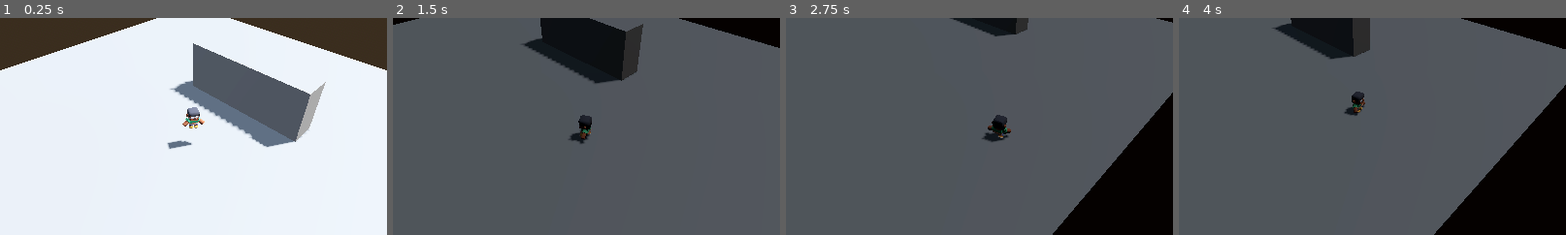
Above: before the commit, frames 1-4 (left to right).
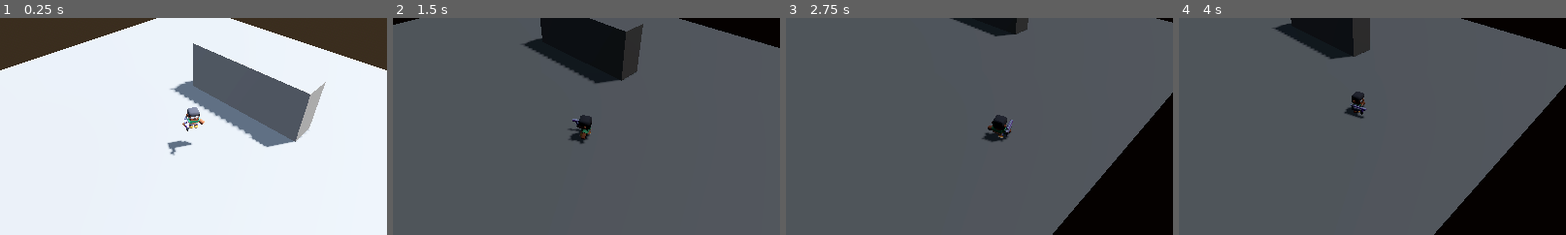
Above: after the commit, the same moments.

Repository: BHznJNs/teskov-game
Game: Godot game, scene res://scenes/main.tscn
Same seed, same stepped clock (60 frames per second), same inputs: the game is played once before the commit and once after it.
Inputs (mouse positions are % of the whole screen's width and height, from its top left):
- Up to frame 1 (0.25 s): no input
- Up to frame 2 (1.5 s): move the mouse to (72, 45) at 0.52 s; hold D (move_right) 0.53-1.28 s; move the mouse to (30, 55) at 1.27 s; hold S (move_backward) from 1.28 s (still down)
- Up to frame 3 (2.75 s): move the mouse to (60, 28) at 2.02 s; release S (move_backward) at 2.03 s; hold D (move_right) from 2.03 s (still down)
- Up to frame 4 (4 s): move the mouse to (45, 70) at 2.77 s; release D (move_right) at 2.78 s; hold W (move_forward) 2.78-3.53 s; move the mouse to (80, 65) at 3.52 s; hold A (move_left) from 3.53 s (still down)
The pictures show only the part of the screen within x 25-75%, y 26-76%; the shares and areas given below are measured in that part.

The runs differ from the first frame. In frame 1, less than 0.1% of the frame differs, in the area x 43-49%, y 45-64%; in frame 2, less than 0.1%; in frame 3, less than 0.1%; in frame 4, 0.1%, in the area x 44-49%, y 39-47%.

Commit message:
gun models

Diff:
--- a/scenes/player.tscn
+++ b/scenes/player.tscn
@@ -1,11 +1,19 @@
-[gd_scene load_steps=4 format=3 uid="uid://54g7uoqeb32p"]
+[gd_scene load_steps=8 format=3 uid="uid://54g7uoqeb32p"]
 
 [ext_resource type="Script" uid="uid://c8vbfxyxblj04" path="res://scripts/player.gd" id="1_script"]
 [ext_resource type="PackedScene" uid="uid://cci7gnrwhq3m5" path="res://assets/models/characters/character-male-a.glb" id="2_g2els"]
+[ext_resource type="PackedScene" uid="uid://n07gosureht8" path="res://assets/models/weapons/blaster-a.glb" id="3_weapon"]
+[ext_resource type="Texture2D" uid="uid://db7ncf657n3c" path="res://assets/models/weapons/Textures/colormap.png" id="4_dqkch"]
 
 [sub_resource type="CapsuleShape3D" id="CapsuleShape_1"]
 radius = 0.2
 height = 1.0
+
+[sub_resource type="StandardMaterial3D" id="StandardMaterial3D_qlg0r"]
+albedo_texture = ExtResource("4_dqkch")
+
+[sub_resource type="StandardMaterial3D" id="StandardMaterial3D_dqkch"]
+albedo_texture = ExtResource("4_dqkch")
 
 [node name="Player" type="CharacterBody3D" node_paths=PackedStringArray("animation_player") groups=["player"]]
 script = ExtResource("1_script")
@@ -19,7 +27,20 @@
 transform = Transform3D(-1, 0, -8.742278e-08, 0, 1, 0, 8.742278e-08, 0, -1, 0, 0, 0)
 
 [node name="Skeleton3D" parent="character-male-a/character-male-a" index="0"]
-bones/4/rotation = Quaternion(0, 0, -0.3826835, 0.92387956)
+bones/4/rotation = Quaternion(0, 0, -0.38268346, 0.9238795)
 bones/5/rotation = Quaternion(0, 0, 0.3826835, 0.92387956)
 
+[node name="RightHandAttachment" type="BoneAttachment3D" parent="character-male-a/character-male-a/Skeleton3D" index="0"]
+bone_name = "hand.R"
+
+[node name="blaster-a" parent="character-male-a/character-male-a/Skeleton3D/RightHandAttachment" groups=["player"] instance=ExtResource("3_weapon")]
+transform = Transform3D(0.75, 0, 0, 0, 0.75, 0, 0, 0, 0.75, -0.25, 0.3, 0.12)
+
+[node name="blaster-a" parent="character-male-a/character-male-a/Skeleton3D/RightHandAttachment/blaster-a" index="0"]
+surface_material_override/0 = SubResource("StandardMaterial3D_qlg0r")
+
+[node name="magazine" parent="character-male-a/character-male-a/Skeleton3D/RightHandAttachment/blaster-a/blaster-a" index="0"]
+surface_material_override/0 = SubResource("StandardMaterial3D_dqkch")
+
 [editable path="character-male-a"]
+[editable path="character-male-a/character-male-a/Skeleton3D/RightHandAttachment/blaster-a"]
Binary file added: assets/models/weapons/Textures/colormap.png
Not shown, added: assets/models/weapons/Textures/colormap.png.import
Binary file added: assets/models/weapons/blaster-a.glb
Not shown, added: assets/models/weapons/blaster-a.glb.import
Binary file added: assets/models/weapons/blaster-b.glb
Not shown, added: assets/models/weapons/blaster-b.glb.import
Binary file added: assets/models/weapons/blaster-c.glb
Not shown, added: assets/models/weapons/blaster-c.glb.import
Binary file added: assets/models/weapons/blaster-d.glb
Not shown, added: assets/models/weapons/blaster-d.glb.import
Binary file added: assets/models/weapons/blaster-e.glb
Not shown, added: assets/models/weapons/blaster-e.glb.import
(and 71 more such lines)
